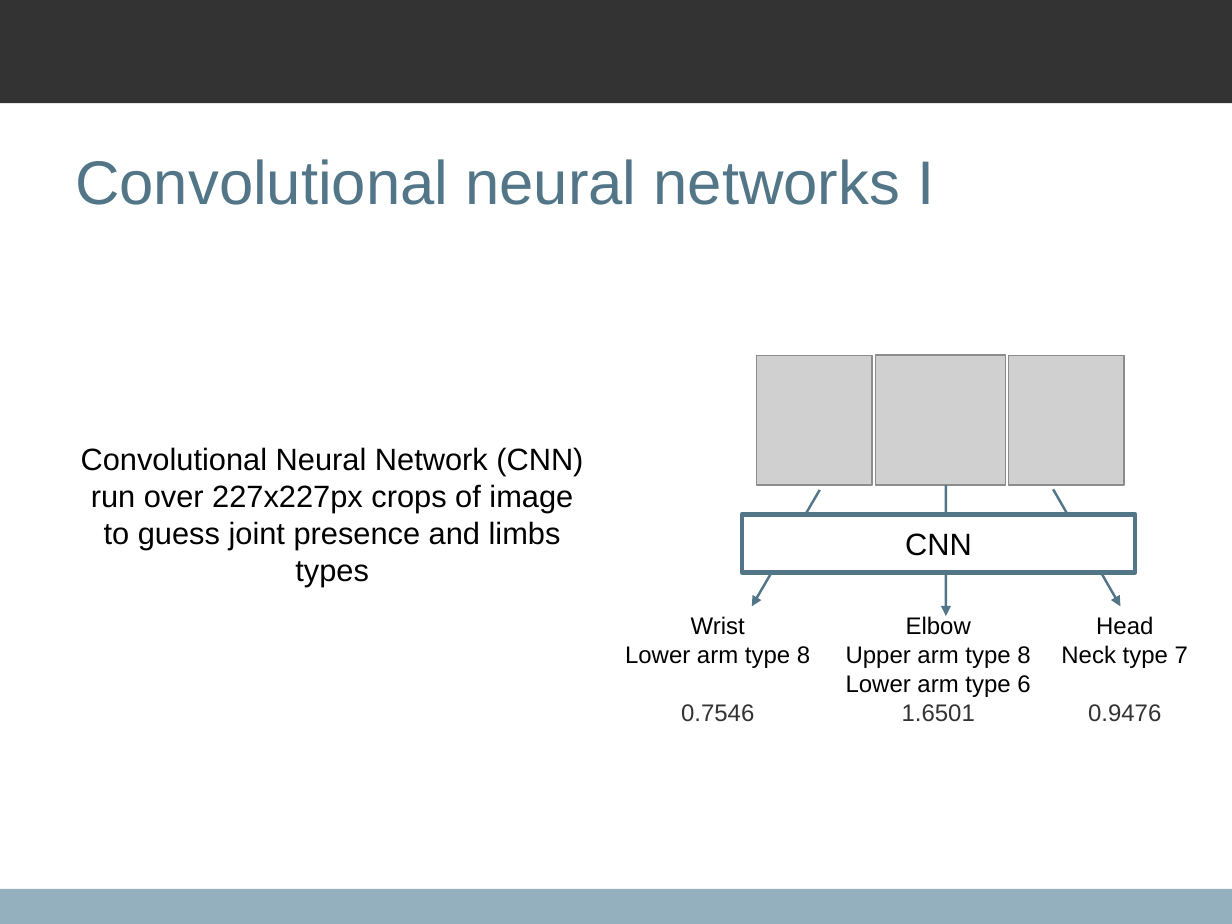
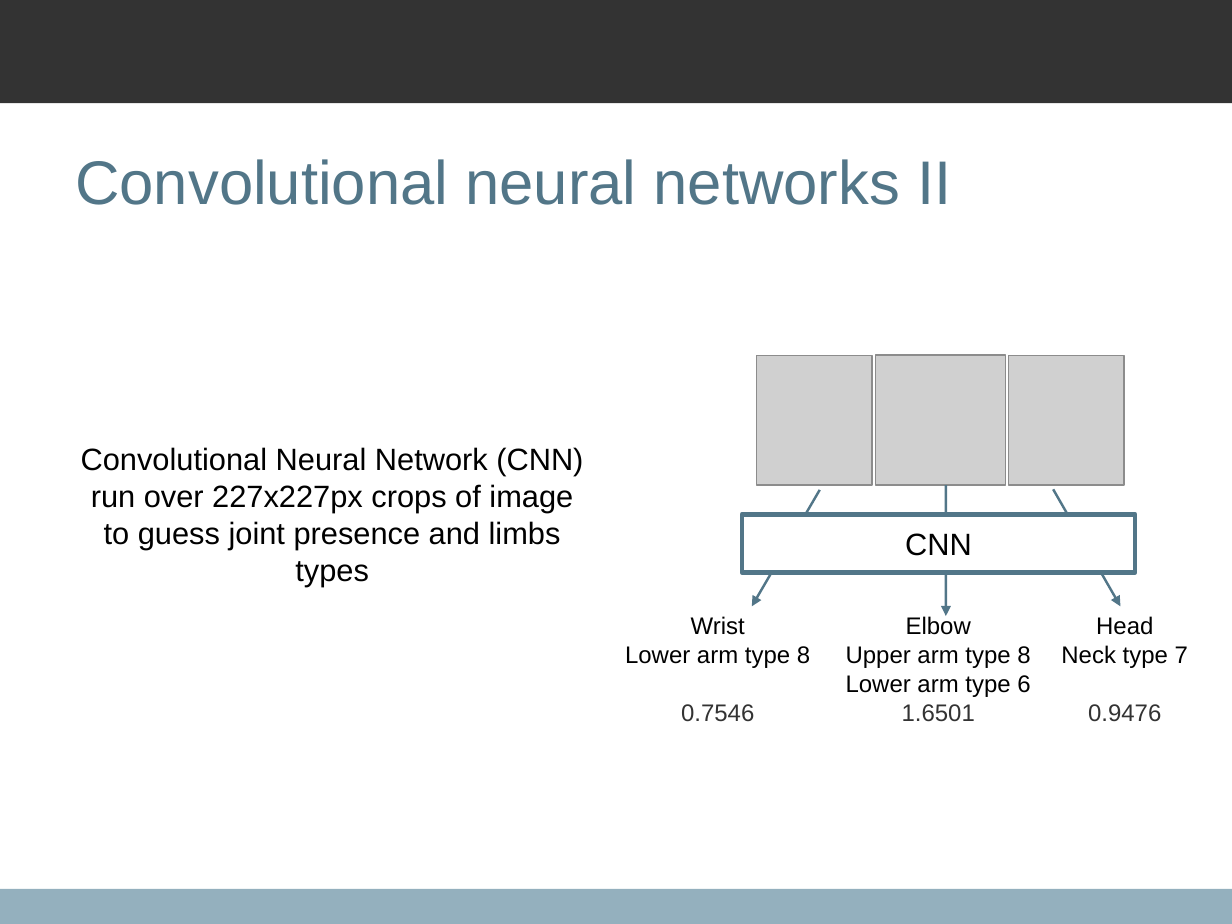
Before and after one commit to qxcv/comp2560, a slide deck: slide 14 of presentation/presentation.odp (slide 7 before the commit). Drawn at 1232x924 pixels with LibreOffice and Linux fonts; fonts in the diff are those of the drawing; grey boxes stand for pictures; background and template pictures are left out. Boxes give left, top, right and bottom in pixels: in the first picture for what was removed or moved away, otherwise in the second. Text is boxed around its words. In the diff, an @@ line names an element or a change of style, - is before the commit and + after.

```diff
--- a/presentation/presentation.odp
+++ b/presentation/presentation.odp
@@ title at <box>75,159,951,205</box>: text changed @@
-Convolutional neural networks I
+Convolutional neural networks II
```
Also in this commit, not shown: 3 other slides changed.
